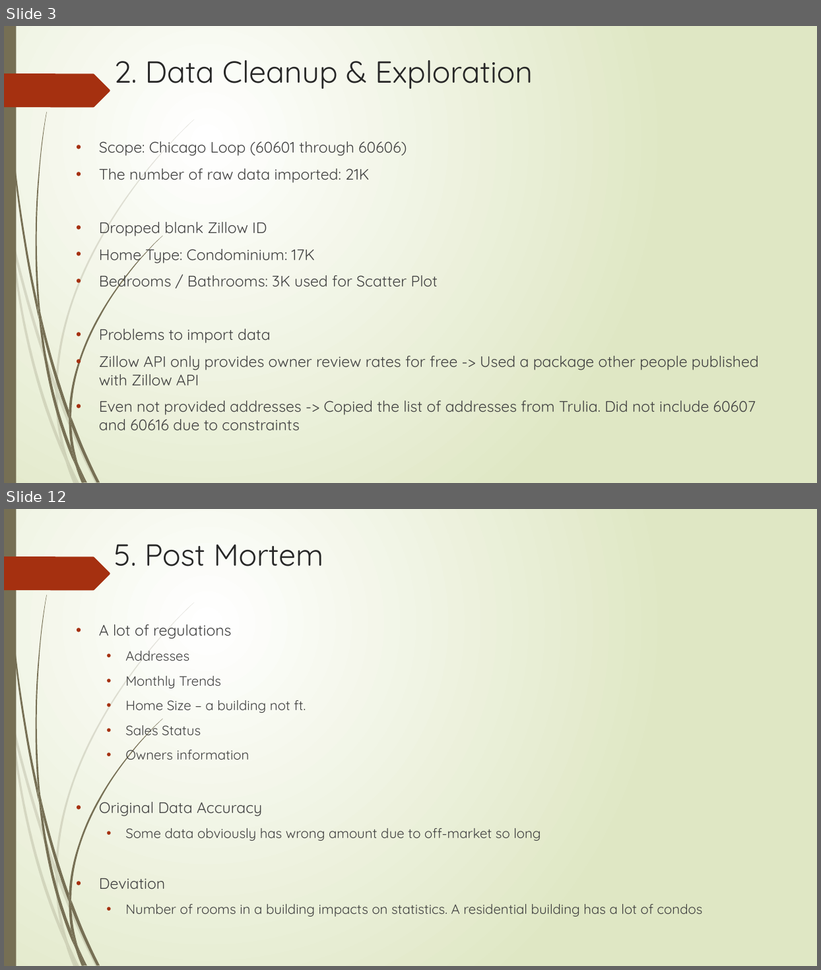
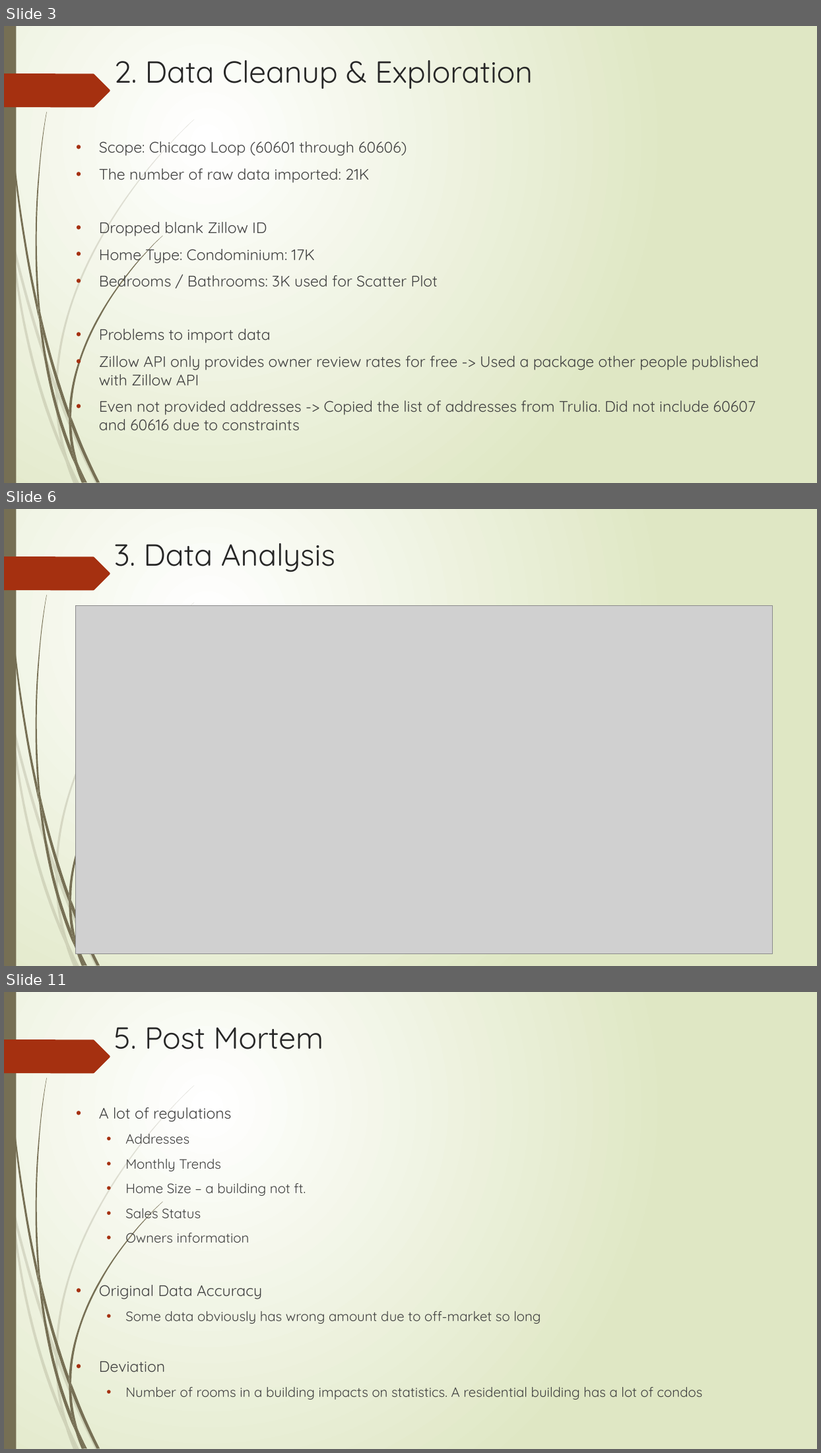
Before and after one commit to FeLowe/NW-Bootcamp-Projects, a slide deck: Presentation - Fernanda Mina.pptx. Shown one above the other, each under a label of ours: slides 3 and 12 before the commit, slides 3, 6 and 11 after it; the slides between them are not shown. The pictures are 821x970 and 821x1453 pixels, drawn with LibreOffice and Linux fonts; fonts in the diff are those of the drawing; grey boxes stand for pictures. Boxes give left, top, right and bottom in pixels: in the first picture for what was removed or moved away, otherwise in the second. Text is boxed around its words. In the diff, an @@ line names an element or a change of style, - is before the commit and + after.

```diff
--- a/Presentation - Fernanda Mina.pptx
+++ b/Presentation - Fernanda Mina.pptx
@@ slide 6 added at [4,509,817,966], background gradient #FFFFFF to #DFE8C4; not listed: 24 template elements that a slide beside it also shows @@
@@ title added at [114,543,335,572], 36 pt, text #262626 @@
+3. Data Analysis
@@ picture added at [75,605,773,954] @@
@@ what was slide 12 is now slide 11 @@
```
Also in this commit, not shown: 5 slides changed, 1 other slide added, 3 slides removed, 6 other files.
